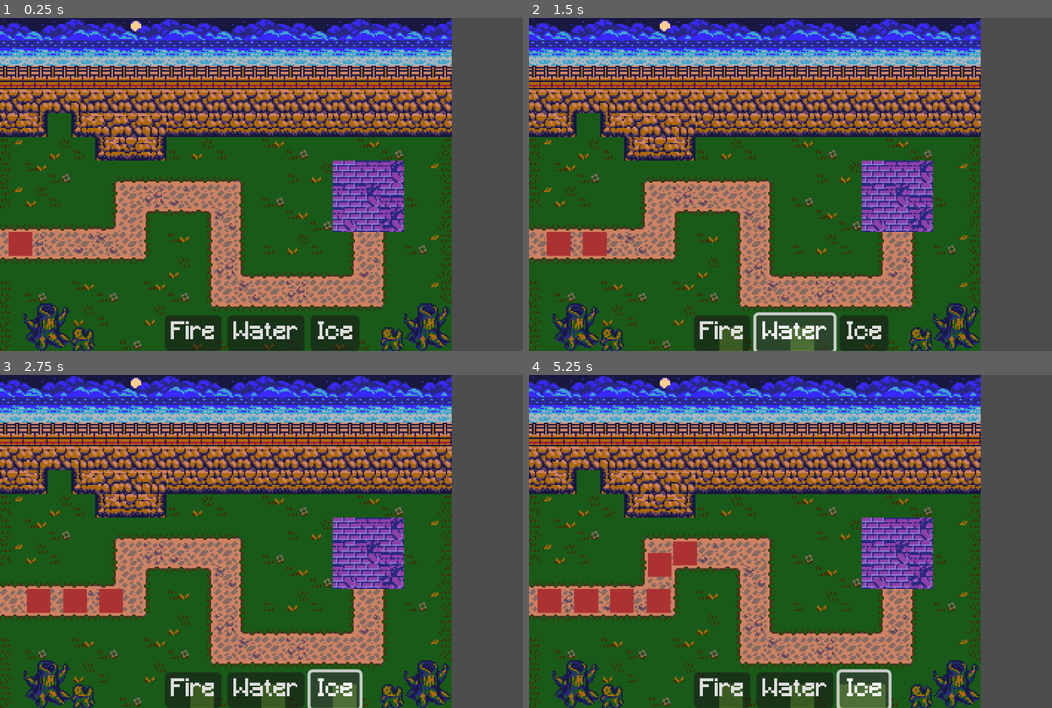
Above: before the commit, frames 1-4 (two rows, left to right).
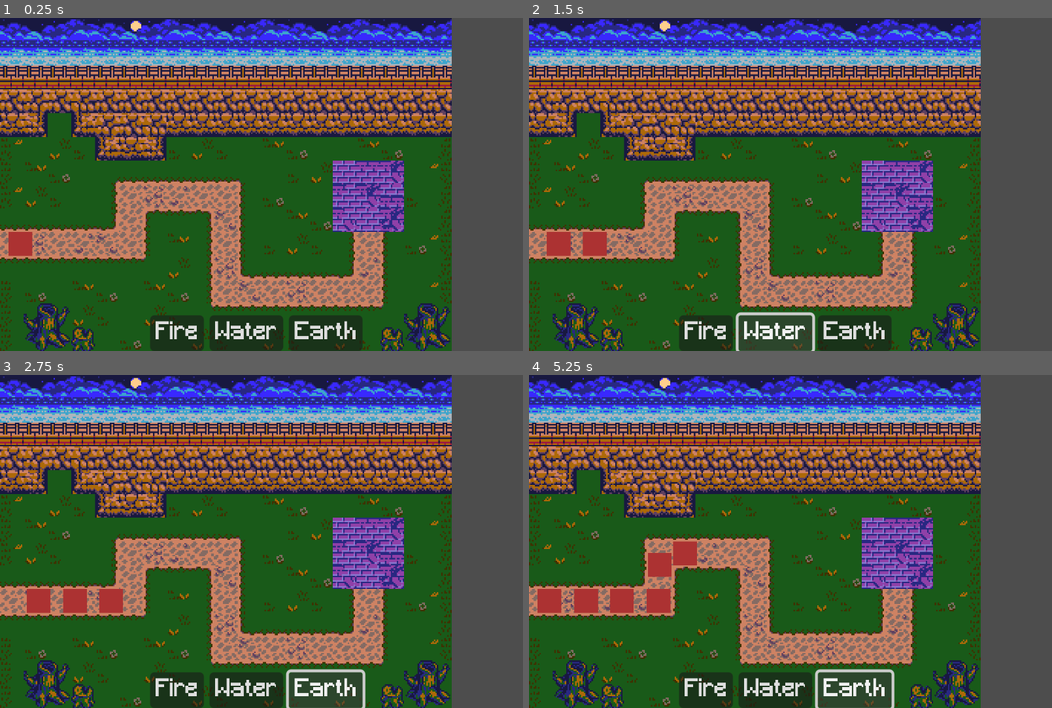
Above: after the commit, the same moments.

Repository: jake6724/tower_defense_jam
Game: Godot game, scene res://scenes/Main.tscn
The game is run twice, just before and just after one commit, with the same random seed, the same clock (stepped at 60 frames per second) and the same inputs.
Inputs (mouse positions are in pixels of both pictures, inside the frame that each line leads up to):
- Up to frame 1 (0.25 s): no input
- Up to frame 2 (1.5 s): click "Fire" at 0.5 s; click "Water" at 1.25 s
- Up to frame 3 (2.75 s): click (334, 691) at 2 s, where only the run before the commit has a clickable "Ice"
- Up to frame 4 (5.25 s): click (853, 691) at 2.75 s, where only the run after the commit has a clickable "Earth"; click "Fire" at 3.5 s; click "Water" at 4.25 s; click (863, 691) at 5 s, where only the run before the commit has a clickable "Ice"

The runs differ from the first frame. In frame 1, 1.6% of the frame differs, in the area x 28-70%, y 89-100%; in frame 2, 2.0%; in frame 3, 2.3%; in frame 4, 2.5%, in the area x 28-70%, y 88-100%.

Commit message:
Add tower selection + tower types

Diff:
--- a/project.godot
+++ b/project.godot
@@ -24,7 +24,6 @@
 
 window/size/viewport_width=352
 window/size/viewport_height=224
-window/size/mode=4
 window/stretch/mode="canvas_items"
 
 [input]
--- a/scenes/Main.tscn
+++ b/scenes/Main.tscn
@@ -1,9 +1,8 @@
-[gd_scene load_steps=6 format=3 uid="uid://vb1cipw2nthp"]
+[gd_scene load_steps=5 format=3 uid="uid://vb1cipw2nthp"]
 
 [ext_resource type="Script" uid="uid://c6gn0gwhvt2he" path="res://scripts/main.gd" id="1_0bbpv"]
 [ext_resource type="PackedScene" uid="uid://eierlhsm86n1" path="res://scenes/WorldGrid.tscn" id="1_elqb8"]
 [ext_resource type="PackedScene" uid="uid://btulqisr6vlgj" path="res://scenes/PlayerController.tscn" id="4_rarhs"]
-[ext_resource type="Script" uid="uid://n6g8ehb7njgs" path="res://scripts/path_finder.gd" id="5_vcsgt"]
 [ext_resource type="PackedScene" uid="uid://cmh04ac36ddat" path="res://scenes/EnvironmentSample.tscn" id="7_nxtc6"]
 
 [node name="Main" type="Node2D"]
@@ -12,12 +11,7 @@
 [node name="WorldGrid" parent="." instance=ExtResource("1_elqb8")]
 z_index = 100
 
-[node name="PlayerController" parent="." node_paths=PackedStringArray("world_grid", "pathfinder") instance=ExtResource("4_rarhs")]
-world_grid = NodePath("../WorldGrid")
-pathfinder = NodePath("../PathFinder")
-
-[node name="PathFinder" type="Node" parent="." node_paths=PackedStringArray("world_grid")]
-script = ExtResource("5_vcsgt")
+[node name="PlayerController" parent="." node_paths=PackedStringArray("world_grid") instance=ExtResource("4_rarhs")]
 world_grid = NodePath("../WorldGrid")
 
 [node name="LevelGraphic" parent="." instance=ExtResource("7_nxtc6")]
--- a/scenes/PlayerController.tscn
+++ b/scenes/PlayerController.tscn
@@ -1,7 +1,7 @@
 [gd_scene load_steps=3 format=3 uid="uid://btulqisr6vlgj"]
 
 [ext_resource type="Script" uid="uid://dfvyivdwm67y1" path="res://scripts/player/player_controller.gd" id="1_ci81t"]
-[ext_resource type="PackedScene" uid="uid://ciicsqtfh31fh" path="res://scenes/towers/TowerMenu.tscn" id="2_awcob"]
+[ext_resource type="PackedScene" uid="uid://ciicsqtfh31fh" path="res://scenes/TowerMenu.tscn" id="2_awcob"]
 
 [node name="PlayerController" type="Node2D"]
 script = ExtResource("1_ci81t")
--- a/scenes/towers/TowerMenu.tscn
+++ b/scenes/TowerMenu.tscn
@@ -25,22 +25,24 @@
 offset_right = 65.5
 grow_horizontal = 2
 grow_vertical = 0
+scale = Vector2(0.953491, 1.00193)
+mouse_filter = 2
 
 [node name="FireButton" type="Button" parent="HBoxContainer"]
 texture_filter = 1
 custom_minimum_size = Vector2(16, 16)
 layout_mode = 2
-theme_override_fonts/font = ExtResource("2_q4nx8")
+theme_override_fonts/font = ExtResource("2_y6gfl")
 text = "Fire"
 
 [node name="WaterButton" type="Button" parent="HBoxContainer"]
 texture_filter = 1
 layout_mode = 2
-theme_override_fonts/font = ExtResource("2_q4nx8")
+theme_override_fonts/font = ExtResource("2_y6gfl")
 text = "Water"
 
-[node name="IceButton" type="Button" parent="HBoxContainer"]
+[node name="EarthButton" type="Button" parent="HBoxContainer"]
 texture_filter = 1
 layout_mode = 2
-theme_override_fonts/font = ExtResource("2_q4nx8")
-text = "Ice"
+theme_override_fonts/font = ExtResource("2_y6gfl")
+text = "Earth"
--- /dev/null
+++ b/scenes/towers/EarthTower.tscn
@@ -0,0 +1,23 @@
+[gd_scene load_steps=4 format=3 uid="uid://fbdpqm6a86de"]
+
+[ext_resource type="Script" uid="uid://2cbqjtg2g3gj" path="res://scripts/towers/earth_tower.gd" id="1_kuede"]
+[ext_resource type="Texture2D" uid="uid://bc63tyqycfcv5" path="res://assets/placeholders/tower_placeholder.png" id="2_nus1c"]
+
+[sub_resource type="CircleShape2D" id="CircleShape2D_tncdu"]
+radius = 10.4403
+
+[node name="EarthTower" type="Node2D"]
+script = ExtResource("1_kuede")
+metadata/_custom_type_script = "uid://2cbqjtg2g3gj"
+
+[node name="Sprite2D" type="Sprite2D" parent="."]
+scale = Vector2(0.968085, 0.993624)
+texture = ExtResource("2_nus1c")
+centered = false
+
+[node name="Area2D" type="Area2D" parent="."]
+
+[node name="CollisionShape2D" type="CollisionShape2D" parent="Area2D"]
+position = Vector2(8, 8)
+scale = Vector2(1, 1.04698)
+shape = SubResource("CircleShape2D_tncdu")
--- a/scenes/towers/FireTower.tscn
+++ b/scenes/towers/FireTower.tscn
@@ -1,7 +1,7 @@
 [gd_scene load_steps=4 format=3 uid="uid://mfpy8qxjx58x"]
 
 [ext_resource type="Script" uid="uid://bovy1ah2pivrm" path="res://scripts/towers/fire_tower.gd" id="1_8vcdi"]
-[ext_resource type="Texture2D" uid="uid://bc63tyqycfcv5" path="res://assets/placeholders/tower_placeholder.png" id="2_bfb4r"]
+[ext_resource type="Texture2D" uid="uid://hnxttmgepy4x" path="res://assets/placeholders/enemy_placeholder.png" id="2_bfb4r"]
 
 [sub_resource type="CircleShape2D" id="CircleShape2D_53w0b"]
 radius = 10.4403
@@ -19,4 +19,5 @@
 
 [node name="CollisionShape2D" type="CollisionShape2D" parent="Area2D"]
 position = Vector2(8, 8)
+scale = Vector2(1, 1.04698)
 shape = SubResource("CircleShape2D_53w0b")
--- /dev/null
+++ b/scenes/towers/WaterTower.tscn
@@ -0,0 +1,23 @@
+[gd_scene load_steps=4 format=3 uid="uid://d1tpevjl5vidt"]
+
+[ext_resource type="Script" uid="uid://bs1crrmnj0jcg" path="res://scripts/towers/water_tower.gd" id="1_vodop"]
+[ext_resource type="Texture2D" uid="uid://nwy17mgyp7w" path="res://assets/placeholders/water_tower.png" id="2_i5ies"]
+
+[sub_resource type="CircleShape2D" id="CircleShape2D_5t26u"]
+radius = 10.4403
+
+[node name="WaterTower" type="Node2D"]
+script = ExtResource("1_vodop")
+metadata/_custom_type_script = "uid://bs1crrmnj0jcg"
+
+[node name="Sprite2D" type="Sprite2D" parent="."]
+scale = Vector2(1, 0.996337)
+texture = ExtResource("2_i5ies")
+centered = false
+
+[node name="Area2D" type="Area2D" parent="."]
+
+[node name="CollisionShape2D" type="CollisionShape2D" parent="Area2D"]
+position = Vector2(8, 8)
+scale = Vector2(1, 1.04698)
+shape = SubResource("CircleShape2D_5t26u")
--- a/scripts/path_finder.gd
+++ /dev/null
@@ -1,66 +0,0 @@
-class_name PathFinder
-extends Node
-
-# Sibling References
-@export var world_grid: WorldGrid
-
-const DIRECTIONS: Array[Vector2] = [Vector2.UP, Vector2.LEFT, Vector2.RIGHT, Vector2.DOWN]
-var a_star = AStar2D.new()
-
-func _ready():
-	initialize()
-
-func initialize():
-	add_all_points()
-	connect_all_points()
-
-## Main interface for the pathfinder. `get_path()` is a built-in...
-func get_astar_path(grid_pos_a: Vector2, grid_pos_b: Vector2) -> PackedVector2Array:
-	var a_id: int = get_point_id(grid_pos_a)
-	var b_id: int = get_point_id(grid_pos_b)
-	var a_star_path: PackedVector2Array = a_star.get_point_path(a_id, b_id)
-	return a_star_path
-
-## Configure AStar node with all world_grid grid points. AStar stores this as id + Vector2 position and uses points
-## to determine pathing
-func add_all_points():
-	var cur_id = 0
-	for grid_point in world_grid.data:
-		a_star.add_point(cur_id, GameManager.grid_to_world(grid_point))
-		cur_id += 1
-
-## Iterate over all world_grid grid points and run connect_point on them. Used to connect all points to eachother in world_grid.
-func connect_all_points():
-	for grid_point in world_grid.data:
-		connectPoint(grid_point)
-
-func connectPoint(_point: Vector2) -> void:
-	var _point_id = get_point_id(_point)
-	for direction in DIRECTIONS:
-		var neighbor = _point + direction
-		var neighbor_id = get_point_id(neighbor)
-
-		if world_grid.data.has(neighbor):
-			a_star.connect_points(_point_id, neighbor_id)
-
-## Disconnect point from all of its neighbors. Requires grid_point
-func disconnectPoint(grid_point: Vector2) -> void:
-	var _point_id = get_point_id(grid_point)
-	for direction in DIRECTIONS:
-		var neighbor = grid_point + direction
-		var neighbor_id = get_point_id(neighbor)
-		a_star.disconnect_points(_point_id, neighbor_id)
-
-## Takes grid point and returns AStar point ID. Requires grid point, not world point.
-func get_point_id(grid_point: Vector2) -> int:
-	return a_star.get_closest_point(GameManager.grid_to_world(grid_point))
-
-func get_world_id(world_point: Vector2) -> int:
-	return a_star.get_closest_point(world_point)
-
-func get_point_id_world_position(_id: int) -> Vector2:
-	return a_star.get_point_position(_id)
-
-func get_point_id_grid_position(_id: int) -> Vector2:
-	var worldPos = get_point_id_world_position(_id)
-	return GameManager.world_to_grid(worldPos)
--- a/scripts/player/player_controller.gd
+++ b/scripts/player/player_controller.gd
@@ -3,58 +3,56 @@
 
 # Sibling References
 @export var world_grid: WorldGrid
-@export var pathfinder: PathFinder
 
 # Child References
 @onready var tower_menu: TowerMenu = $UI/TowerMenu
 
-var tower: PackedScene = preload("res://scenes/towers/FireTower.tscn") # Need to allow for different types of towers
+# Scenes
+var towers: Dictionary[String, PackedScene] = {
+	"fire": preload("res://scenes/towers/FireTower.tscn"),
+	"water": preload("res://scenes/towers/WaterTower.tscn"),
+	"earth": preload("res://scenes/towers/EarthTower.tscn"),
+}
 
-# DEV
-@export_group("DEVELOPMENT")
-@export var enemy: Enemy
-var to
-var from
-var prev_line: Line2D
+var click_enabled: bool = true
+var selected_tower_name: String
+var gold: int = 25
+
+func _ready():
+	# Configure tower menu
+	tower_menu.tower_selected.connect(on_tower_selected)
+	tower_menu.mouse_entered_button.connect(on_mouse_entered_button)
+	tower_menu.mouse_exited_button.connect(on_mouse_exited_button)
 
 ## Place a tower in the world grid. Return true if successful, false if not.
 func spawn_tower(world_pos) -> bool:
-	var grid_pos: Vector2 = GameManager.world_to_grid(world_pos)
-
-	if grid_pos in world_grid.data and world_grid.data[grid_pos]:
-		var t = tower.instantiate()
-		t.position = GameManager.grid_to_world(grid_pos) # Bring it back to world to get a clean grid point
-		add_child(t)
-		# Update grid position as occupied
-		world_grid.data[grid_pos] = false
-		return true
+	if selected_tower_name:
+		var grid_pos: Vector2 = GameManager.world_to_grid(world_pos)
+		if grid_pos in world_grid.data and world_grid.data[grid_pos]:
+			var tower = towers[selected_tower_name].instantiate()
+			tower.position = GameManager.grid_to_world(grid_pos) # Bring it back to world to get a clean grid point
+			add_child(tower)
+			# Update grid position as occupied
+			world_grid.data[grid_pos] = false
+			return true
+		else:
+			print("Invalid position or space is occupied")
+			return false
 	else:
-		print("Invalid position or space is occupied")
+		print("No tower type selected")
 		return false
 
 func _input(_event):
 	# THIS IS ALL DEV
-	if Input.is_action_just_pressed("left_click"):
+	if click_enabled and Input.is_action_just_pressed("left_click"):
 		spawn_tower(get_global_mouse_position())
 
-	if Input.is_action_just_pressed("right_click"):
-		if from:
-			to = get_global_mouse_position()
-			var path = pathfinder.get_astar_path(GameManager.world_to_grid(from), GameManager.world_to_grid(to))
-			enemy.path = path
-			print(path)
+func on_tower_selected(tower_name: String) -> void:
+	selected_tower_name = tower_name
+	print(selected_tower_name)
 
-			if prev_line:
-				prev_line.queue_free()
+func on_mouse_entered_button() -> void:
+	click_enabled = false
 
-			var line: Line2D = Line2D.new()
-			line.default_color = Color.RED
-			line.points = path
-			add_child(line)
-
-			prev_line = line
-
-			from = null
-
-		else:
-			from = get_global_mouse_position()
+func on_mouse_exited_button() -> void:
+	click_enabled = true
--- a/scripts/towers/ice_tower.gd
+++ b/scripts/towers/earth_tower.gd
@@ -1,8 +1,8 @@
-class_name IceTower
+class_name EarthTower
 extends Tower
 
 func set_stats() -> void:
 	damage = 50
 	speed = .66 # Fire rate; time between shots in seconds
 	num_targets = 1 # How many enemies shot per shot max
-	element = "ice"
+	element = "earth"
--- a/scripts/towers/tower.gd
+++ b/scripts/towers/tower.gd
@@ -13,7 +13,7 @@
 # Tower stats
 var damage: float
 var speed: float
-var attack_range: float = 20.0
+var attack_range: float = 55.0
 var num_targets: int
 var element: String
 
--- a/scripts/towers/tower_menu.gd
+++ b/scripts/towers/tower_menu.gd
@@ -2,6 +2,32 @@
 extends Control
 
 # Child References
+@onready var button_container: HBoxContainer = $HBoxContainer
 @onready var fire_button: Button = $HBoxContainer/FireButton
 @onready var water_button: Button = $HBoxContainer/WaterButton
 @onready var ice_button: Button = $HBoxContainer/IceButton
+
+# Signals
+signal tower_selected
+signal mouse_entered_button
+signal mouse_exited_button
+
+func _ready():
+	# Configure buttons
+	for button: Button in button_container.get_children():
+		button.pressed.connect(on_button_pressed.bind(button))
+		button.mouse_entered.connect(on_mouse_entered_button)
+		button.mouse_exited.connect(on_mouse_exited_button)
+
+func on_button_pressed(pressed_button: Button):
+	var b_name: String = pressed_button.name.to_lower()
+	match b_name:
+		"firebutton": tower_selected.emit("fire")
+		"waterbutton": tower_selected.emit("water")
+		"earthbutton": tower_selected.emit("earth")
+
+func on_mouse_entered_button():
+	mouse_entered_button.emit()
+
+func on_mouse_exited_button():
+	mouse_exited_button.emit()
Binary file added: assets/placeholders/water_tower.png
Not shown, added: assets/placeholders/water_tower.png.import
Not shown: 2 places in scenes/TowerMenu.tscn that only renumber resources
Not shown, added: scripts/towers/earth_tower.gd.uid
